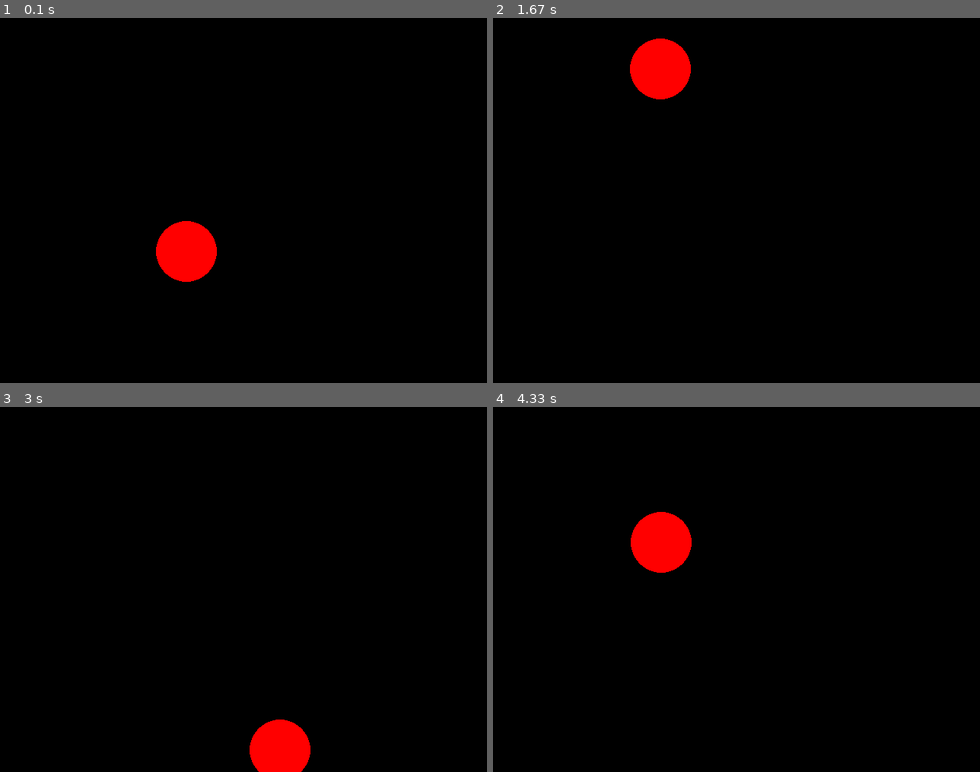
Above: before the commit, frames 1-4 (two rows, left to right).
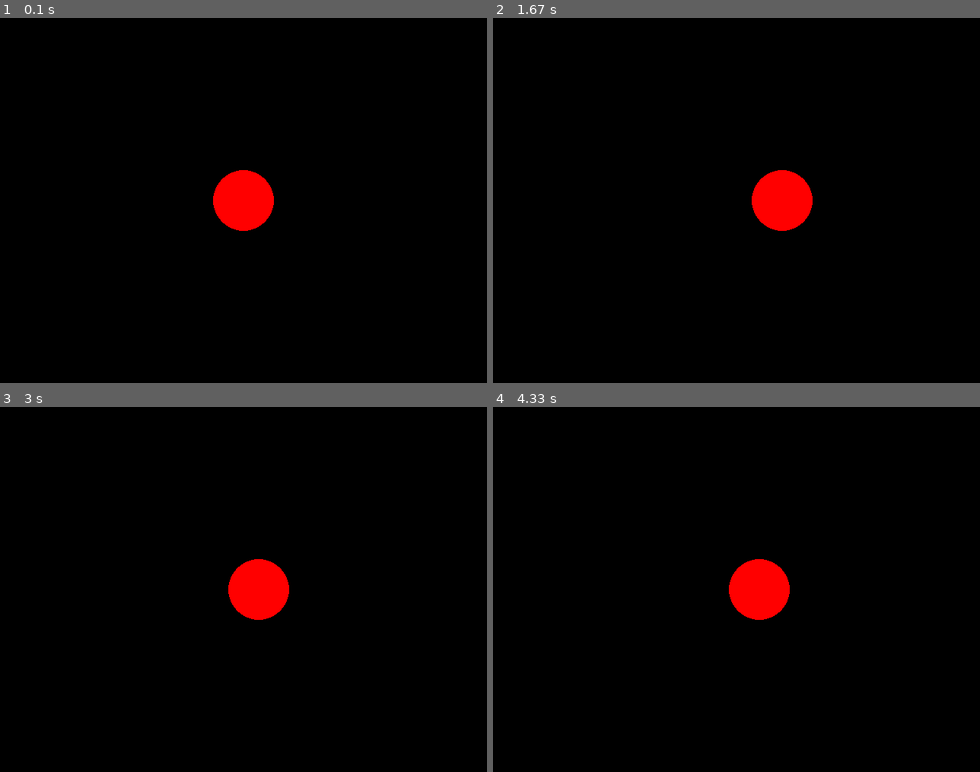
Above: after the commit, the same moments.

Repository: Ilya62130/Pract
Game: pygame game, started from Begin Pygame/main.py
Same seed, same stepped clock (60 frames per second), same inputs: the game is played once before the commit and once after it.
Inputs:
- Up to frame 1 (0.1 s): no input
- Up to frame 2 (1.67 s): hold Right 0.33-0.8 s; hold Left from 1.33 s (still down)
- Up to frame 3 (3 s): release Left at 1.87 s; hold Right from 2.47 s (still down)
- Up to frame 4 (4.33 s): release Right at 3.1 s; hold Left 3.13-3.68 s; hold Right 3.72-4.27 s; hold Right from 4.3 s (still down)

The runs differ from the first frame. In frame 1, 3.2% of the frame differs, in the area x 32-57%, y 41-73%; in frame 2, 3.2%; in frame 3, 3.1%; in frame 4, 3.2%.

Commit message:
Закончил урок про pygame

Diff:
--- a/Begin Pygame/main.py
+++ b/Begin Pygame/main.py
@@ -1,5 +1,4 @@
 import pygame
-from random import randint
 
 
 SCREEN_WIDTH, SCREEN_HEIGHT = 640, 480
@@ -10,16 +9,66 @@
 screen = pygame.display.set_mode((SCREEN_WIDTH, SCREEN_HEIGHT))
 clock = pygame.time.Clock()
 
+
+class GameObject:
+    def __init__(self, surface, color):
+        self.surface = surface
+        self.color = color
+
+    def draw(self):
+        pass
+
+    def move(self):
+        pass
+
+    def check_border(self):
+        pass
+
+
+class Circle(GameObject):
+    def __init__(self, surface, color, x, y, radius, speed):
+        super().__init__(surface, color)
+        self.x = x
+        self.y = y
+        self.radius = radius
+        self.speed = speed
+        self.direction = 1
+
+    def draw(self):
+        pygame.draw.circle(self.surface,
+                self.color,
+                (self.x, self.y),
+                self.radius)
+
+    def move(self):
+        self.x += self.speed * self.direction
+
+    def check_border(self):
+        if self.x + self.radius >= SCREEN_WIDTH:
+            self.direction = -1
+        if self.x - self.radius <= 0:
+            self.direction = 1
+
+def handle_keys(object):
+    for event in pygame.event.get():
+        if event.type == pygame.QUIT:
+            pygame.quit()
+            raise SystemExit
+        if event.type == pygame.KEYDOWN:
+            if event.key == pygame.K_LEFT:
+                object.direction = -1
+            if event.key == pygame.K_RIGHT:
+                object.direction = 1
+
+
+circle = Circle(screen, (255, 0, 0), SCREEN_CENTER_X, SCREEN_CENTER_Y, 40, 10)
+
 running = True
 while running:
-    for event in pygame.event.get():
-        if event.type == pygame.QUIT:
-            running = False
+    handle_keys(circle)
     screen.fill((0, 0, 0))
-    circle_x, circle_y = randint(0, SCREEN_WIDTH), randint(0, SCREEN_HEIGHT)
-    pygame.draw.circle(screen, (255, 0, 0), (circle_x, circle_y), 40)
+    circle.draw()
+    circle.move()
+    circle.check_border()
     pygame.display.update()
-
     clock.tick(FPS)
-
-pygame.quit()
